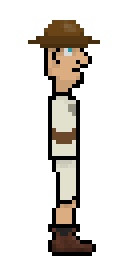
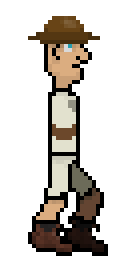
Comparing the layer stacks of the two 128 x 256 images. Changes:
showed "10", painted on it over [28, 16, 108, 256]
hid "1", painted on it over [28, 20, 100, 256]
